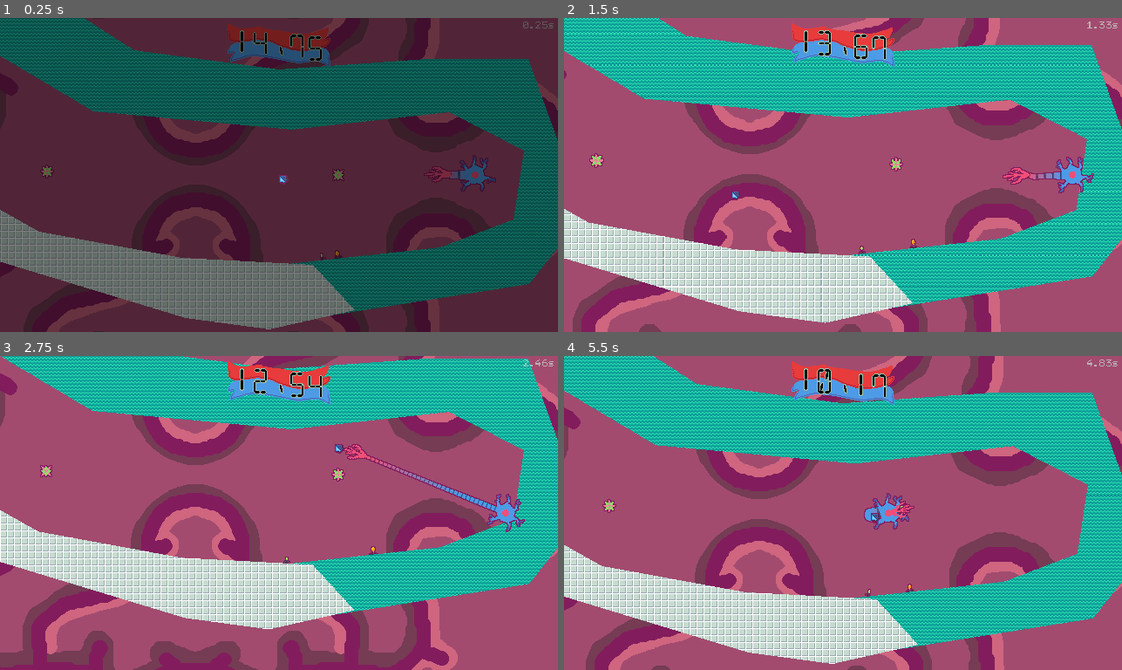
Above: before the commit, frames 1-4 (two rows, left to right).
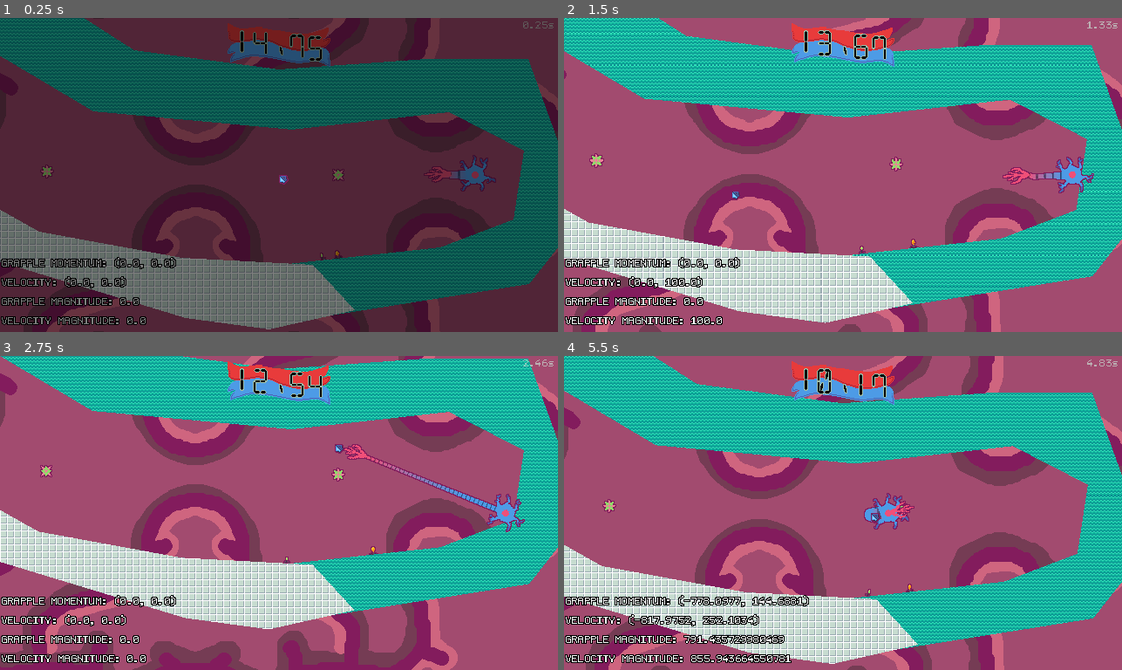
Above: after the commit, the same moments.

Repository: bnhrl/MomentumIsEverythingCountDown
Game: Godot game, scene res://Game/Levels/Level12/level_12.tscn
Same seed, same stepped clock (60 frames per second), same inputs: the game is played once before the commit and once after it. This scene is started directly instead of the project's main scene. Sound files missing from this copy of the repository are replaced by a short silence.
Inputs (mouse positions are in pixels of both pictures, inside the frame that each line leads up to):
- Up to frame 1 (0.25 s): no input
- Up to frame 2 (1.5 s): move the mouse to (965, 159) at 0.52 s; hold D (right) 0.53-1.28 s; click (965, 159) at 0.6 s; move the mouse to (731, 190) at 1.27 s; hold S (down) from 1.28 s (still down); click (731, 190) at 1.35 s
- Up to frame 3 (2.75 s): move the mouse to (334, 443) at 2.02 s; release S (down) at 2.03 s; hold D (right) from 2.03 s (still down); hold Space (reserve_ion) from 2.03 s (still down); click (334, 443) at 2.3 s
- Up to frame 4 (5.5 s): move the mouse to (815, 575) at 2.77 s; release D (right) at 2.78 s; release Space (reserve_ion) at 2.78 s; hold W (up) 2.78-3.53 s; click (815, 575) at 2.85 s; move the mouse to (1010, 560) at 3.52 s; hold A (left) 3.53-5.03 s; click (1010, 560) at 3.6 s; tap K (debug, bound only after the commit) at 4.15 s; move the mouse to (675, 465) at 4.27 s; tap Space (reserve_ion) at 4.35 s; click (675, 465) at 4.55 s; move the mouse to (870, 513) at 5.02 s; hold S (down) from 5.03 s (still down); click (870, 513) at 5.1 s

The runs differ from the first frame. In frame 1, 2.0% of the frame differs, in the area x 0-32%, y 76-98%; in frame 2, 2.1%; in frame 3, 2.1%; in frame 4, 3.2%, in the area x 0-44%, y 76-98%.

Commit message:
Added brain fog & V-Sync settings, fixed that softlock, added player debug info (press K)

Diff:
--- a/Assets/Shaders/brain_fog_2d.gdshader
+++ b/Assets/Shaders/brain_fog_2d.gdshader
@@ -2,6 +2,9 @@
 
 
 uniform vec2 scroll_dir = vec2(1.0, 1.0);
+uniform vec2 offset = vec2(1.0, 1.0);
+uniform float rotation = 0.0;
+
 uniform sampler2D noise_texture : source_color, filter_nearest, repeat_enable;
 uniform sampler2D noise_twoxture : source_color, filter_nearest, repeat_enable;
 uniform sampler2D noise_threexture : source_color, filter_nearest, repeat_enable;
@@ -12,6 +15,18 @@
 void vertex() {
 	modulate = COLOR;
 	world_position = (MODEL_MATRIX * vec4(VERTEX, 0.0, 1.0)).xy;
+}
+
+// Borrowed from https://godotshaders.com/snippet/rotate/
+vec2 rotate(vec2 uv, vec2 pivot, float angle)
+{
+	mat2 rot = mat2(vec2(sin(angle), -cos(angle)),
+						vec2(cos(angle), sin(angle)));
+
+	uv -= pivot;
+	uv = uv * rot;
+	uv += pivot;
+	return uv;
 }
 
 vec4 quantize(vec4 input, float amount) {
@@ -36,7 +51,8 @@
 }
 
 void fragment() {
-	vec2 uv = world_position * 0.001 + SCREEN_UV * 0.25;
+	vec2 uv = world_position * 0.001 + SCREEN_UV * 0.25 + offset;
+	uv = rotate(uv, vec2(0.0), rotation);
 	uv.x += sin(TIME) * 0.005 * sin(uv.y * 100.0);
 	uv.y += sin(TIME) * 0.005 * sin(uv.x * 100.0);
 
--- a/Game/Levels/_Base/level.gd
+++ b/Game/Levels/_Base/level.gd
@@ -146,10 +146,14 @@
 # Brain Fog
 var brain_fogress := 0
 func _process_brain_fog(delta: float) -> void:
-	brain_fog.color.a = LerpHelper.lf(brain_fog.color.a, brain_fogress * 0.1, 4.0, delta)
+	brain_fog.color.a = LerpHelper.lf(brain_fog.color.a, brain_fogress * 0.075, 4.0, delta)
 
 func _player_ricocheted(ricochets: int) -> void:
+	if not Data.save_data.get("brain_fog", true): return
+
 	%BrainFog.material.set_shader_parameter("scroll_dir", Vector2(randf_range(-1, 1), randf_range(-1, 1)))
+	%BrainFog.material.set_shader_parameter("offset", Vector2(randf_range(-10, 10), randf_range(-10, 10)))
+	%BrainFog.material.set_shader_parameter("rotation", randf_range(-PI, PI))
 	%BrainFog.color.a = 0.0
 	brain_fogress += ricochets
 
--- a/Game/Levels/_Base/level.tscn
+++ b/Game/Levels/_Base/level.tscn
@@ -59,6 +59,8 @@
 [sub_resource type="ShaderMaterial" id="ShaderMaterial_c6smh"]
 shader = ExtResource("2_x38k5")
 shader_parameter/scroll_dir = Vector2(-1, -1)
+shader_parameter/offset = Vector2(1, 1)
+shader_parameter/rotation = 0.0
 shader_parameter/noise_texture = SubResource("NoiseTexture2D_dno0g")
 shader_parameter/noise_twoxture = SubResource("NoiseTexture2D_ovoin")
 shader_parameter/noise_threexture = SubResource("NoiseTexture2D_x38k5")
--- a/Game/Player/player.gd
+++ b/Game/Player/player.gd
@@ -19,6 +19,11 @@
 	_process_grappling(delta)
 	_process_grapple_stuck()
 	_process_flash()
+
+	if Input.is_action_just_pressed("debug"):
+		$DebugLayer.show()
+	if $DebugLayer.visible:
+		_process_debug()
 
 
 # Movement
@@ -224,6 +229,7 @@
 			$GrappleSoundPlayer.play()
 			attempting_to_grapple = true
 			$GrappleTimer.start(0.5)
+			$GrappledTooLongTimer.start(1.75)
 
 @onready var stuck_raycast: RayCast2D = $StuckRaycast
 func _process_grapple_stuck() -> void:
@@ -254,6 +260,10 @@
 func _on_grapple_timer_timeout() -> void:
 	if grappled_object: return
 	attempting_to_grapple = false
+	$GrappledTooLongTimer.stop()
+
+func _on_grappled_too_long_timer_timeout() -> void:
+	release_grapple()
 
 
 # Ion Reserve/Release
@@ -321,3 +331,13 @@
 		$DeathSoundPlayer.pitch_scale = randf_range(0.8, 1.2)
 		$DeathSoundPlayer.play()
 		died.emit()
+
+
+
+# Debug
+@onready var debug_label: RichTextLabel = $DebugLayer/DebugLabel
+func _process_debug() -> void:
+	debug_label.text = "GRAPPLE MOMENTUM: "+str(momentum)+"
+VELOCITY: " + str(velocity)+"
+GRAPPLE MAGNITUDE: " + str(get_momentum())+"
+VELOCITY MAGNITUDE: " + str(velocity.length())
--- a/Game/Player/player.tscn
+++ b/Game/Player/player.tscn
@@ -259,6 +259,10 @@
 wait_time = 0.5
 one_shot = true
 
+[node name="GrappledTooLongTimer" type="Timer" parent="." unique_id=872702867]
+wait_time = 3.0
+one_shot = true
+
 [node name="ReserveCooldown" type="Timer" parent="." unique_id=2138869592]
 wait_time = 5.0
 one_shot = true
@@ -266,6 +270,25 @@
 [node name="FogClearCooldown" type="Timer" parent="." unique_id=1687097785]
 one_shot = true
 
+[node name="DebugLayer" type="CanvasLayer" parent="." unique_id=670446571]
+
+[node name="DebugLabel" type="RichTextLabel" parent="DebugLayer" unique_id=834493063]
+clip_contents = false
+offset_left = 2.0
+offset_top = 265.0
+offset_right = 640.0
+offset_bottom = 357.0
+mouse_filter = 2
+theme_override_constants/outline_size = 4
+theme_override_font_sizes/normal_font_size = 12
+text = "GRAPPLE MOMENTUM: (0.0, 0.0)
+VELOCITY: (0.0, 0.0)
+GRAPPLE MAGNITUDE: 0.0
+VELOCITY MAGNITUDE: 0.0"
+scroll_active = false
+vertical_alignment = 2
+
 [connection signal="timeout" from="GrappleTimer" to="." method="_on_grapple_timer_timeout"]
+[connection signal="timeout" from="GrappledTooLongTimer" to="." method="_on_grappled_too_long_timer_timeout"]
 [connection signal="timeout" from="ReserveCooldown" to="." method="_on_reserve_cooldown_timeout"]
 [connection signal="timeout" from="FogClearCooldown" to="." method="_on_fog_clear_cooldown_timeout"]
--- a/UI/Settings/settings.gd
+++ b/UI/Settings/settings.gd
@@ -5,11 +5,14 @@
 	_ready_background()
 	$SliderMusic.value = Data.save_data.get("vol_mus", 100.0)
 	$SliderSFX.value = Data.save_data.get("vol_sfx", 100.0)
+	$CheckBrainFog.button_pressed = Data.save_data.get("brain_fog", true)
+	$CheckVSync.button_pressed = Data.save_data.get("vsync", true)
 
 func _process(delta: float) -> void:
 	_process_background(delta)
 
 
+# Backgrounds
 var backgrounds: Array[Sprite2D]
 func _ready_background() -> void:
 	for child in $Background.get_children():
@@ -24,6 +27,13 @@
 		b.modulate.h += delta * 0.2
 
 
+# Back To Menu
+func _on_btn_main_menu_pressed() -> void:
+	Data.save()
+	Scenes.swap_scene("Main Menu")
+
+
+# Settings
 func _on_vol_slider_drag_ended(value_changed: bool) -> void:
 	$LabelSFX/AudioPlayer.play()
 	if value_changed:
@@ -33,7 +43,9 @@
 	else:
 		$SliderMusic/AngryCuptain.hide()
 
+func _on_check_brain_fog_toggled(toggled_on: bool) -> void:
+	Data.save_data.set("brain_fog", toggled_on)
 
-
-func _on_btn_main_menu_pressed() -> void:
-	Scenes.swap_scene("Main Menu")
+func _on_check_v_sync_toggled(toggled_on: bool) -> void:
+	Data.save_data.set("vsync", toggled_on)
+	Data.update_vsync_settings()
--- a/UI/Settings/settings.tscn
+++ b/UI/Settings/settings.tscn
@@ -13,6 +13,8 @@
 [ext_resource type="Texture2D" uid="uid://bjl66jmh7l2i5" path="res://UI/Settings/angry_cuptain.png" id="10_kmpgn"]
 [ext_resource type="PackedScene" uid="uid://b8f2vxq8e2wo1" path="res://UI/Buttons/UIButton/ui_button.tscn" id="10_qx4ph"]
 [ext_resource type="AudioStream" uid="uid://dgsxxymg84k6l" path="res://Assets/Sounds/button_press.mp3" id="11_nucuk"]
+[ext_resource type="Texture2D" uid="uid://btsn8aqerdfkl" path="res://UI/Settings/check_box_checked.png" id="14_y0l5p"]
+[ext_resource type="Texture2D" uid="uid://dbyv3i6gwedli" path="res://UI/Settings/check_box_unchecked.png" id="15_7rk7i"]
 
 [sub_resource type="ShaderMaterial" id="ShaderMaterial_v3ito"]
 shader = ExtResource("2_wnv0n")
@@ -156,6 +158,16 @@
 scale = Vector2(1.1, 1.15)
 texture = ExtResource("4_yuh4y")
 
+[node name="BtnMainMenu" parent="." unique_id=1301211313 instance=ExtResource("10_qx4ph")]
+layout_mode = 0
+offset_left = 32.0
+offset_top = 285.0
+offset_right = 122.0
+offset_bottom = 342.0
+theme_override_colors/font_outline_color = Color(0.60784316, 0.67058825, 0.69803923, 1)
+text = "Back to
+Main Menu"
+
 [node name="Title" type="RichTextLabel" parent="." unique_id=91147556]
 clip_contents = false
 layout_mode = 0
@@ -172,6 +184,7 @@
 vertical_alignment = 1
 
 [node name="LabelMusic" type="RichTextLabel" parent="." unique_id=1319278353]
+clip_contents = false
 layout_mode = 0
 offset_left = 40.0
 offset_top = 81.0
@@ -179,6 +192,44 @@
 offset_bottom = 104.0
 theme_override_colors/default_color = Color(0.78039217, 0.8627451, 0.8156863, 1)
 text = "Music"
+scroll_active = false
+
+[node name="LabelSFX" type="RichTextLabel" parent="." unique_id=1832234376]
+clip_contents = false
+layout_mode = 0
+offset_left = 40.0
+offset_top = 104.0
+offset_right = 166.0
+offset_bottom = 127.0
+theme_override_colors/default_color = Color(0.78039217, 0.8627451, 0.8156863, 1)
+text = "Sound Effects"
+scroll_active = false
+
+[node name="AudioPlayer" type="AudioStreamPlayer" parent="LabelSFX" unique_id=1913102186]
+stream = ExtResource("11_nucuk")
+volume_db = -1.0
+bus = &"SoundEffects"
+
+[node name="LabelBrainFog" type="RichTextLabel" parent="." unique_id=1548112666]
+clip_contents = false
+layout_mode = 0
+offset_left = 40.0
+offset_top = 127.0
+offset_right = 166.0
+offset_bottom = 150.0
+theme_override_colors/default_color = Color(0.78039217, 0.8627451, 0.8156863, 1)
+text = "Brain Fog"
+scroll_active = false
+
+[node name="LabelVSync" type="RichTextLabel" parent="." unique_id=1506976799]
+clip_contents = false
+layout_mode = 0
+offset_left = 40.0
+offset_top = 153.0
+offset_right = 166.0
+offset_bottom = 176.0
+theme_override_colors/default_color = Color(0.78039217, 0.8627451, 0.8156863, 1)
+text = "V-Sync"
 scroll_active = false
 
 [node name="SliderMusic" type="HSlider" parent="." unique_id=1030209967]
@@ -204,21 +255,6 @@
 autoplay = "default"
 frame_progress = 0.12979272
 
-[node name="LabelSFX" type="RichTextLabel" parent="." unique_id=1832234376]
-layout_mode = 0
-offset_left = 40.0
-offset_top = 104.0
-offset_right = 166.0
-offset_bottom = 127.0
-theme_override_colors/default_color = Color(0.78039217, 0.8627451, 0.8156863, 1)
-text = "Sound Effects"
-scroll_active = false
-
-[node name="AudioPlayer" type="AudioStreamPlayer" parent="LabelSFX" unique_id=1913102186]
-stream = ExtResource("11_nucuk")
-volume_db = -1.0
-bus = &"SoundEffects"
-
 [node name="SliderSFX" type="HSlider" parent="." unique_id=1098301117]
 layout_mode = 0
 offset_left = 183.0
@@ -235,16 +271,32 @@
 value = 100.0
 script = ExtResource("9_van1q")
 
-[node name="BtnMainMenu" parent="." unique_id=1301211313 instance=ExtResource("10_qx4ph")]
-layout_mode = 0
-offset_left = 32.0
-offset_top = 285.0
-offset_right = 122.0
-offset_bottom = 342.0
-theme_override_colors/font_outline_color = Color(0.60784316, 0.67058825, 0.69803923, 1)
-text = "Back to
-Main Menu"
-
+[node name="CheckBrainFog" type="CheckBox" parent="." unique_id=1938012417]
+layout_mode = 0
+offset_left = 179.0
+offset_top = 129.0
+offset_right = 203.0
+offset_bottom = 153.0
+theme_override_icons/checked = ExtResource("14_y0l5p")
+theme_override_icons/unchecked = ExtResource("15_7rk7i")
+button_pressed = true
+icon_alignment = 2
+script = ExtResource("9_van1q")
+
+[node name="CheckVSync" type="CheckBox" parent="." unique_id=1105689502]
+layout_mode = 0
+offset_left = 179.0
+offset_top = 156.0
+offset_right = 203.0
+offset_bottom = 180.0
+theme_override_icons/checked = ExtResource("14_y0l5p")
+theme_override_icons/unchecked = ExtResource("15_7rk7i")
+button_pressed = true
+icon_alignment = 2
+script = ExtResource("9_van1q")
+
+[connection signal="pressed" from="BtnMainMenu" to="." method="_on_btn_main_menu_pressed"]
 [connection signal="drag_ended" from="SliderMusic" to="." method="_on_vol_slider_drag_ended"]
 [connection signal="drag_ended" from="SliderSFX" to="." method="_on_vol_slider_drag_ended"]
-[connection signal="pressed" from="BtnMainMenu" to="." method="_on_btn_main_menu_pressed"]
+[connection signal="toggled" from="CheckBrainFog" to="." method="_on_check_brain_fog_toggled"]
+[connection signal="toggled" from="CheckVSync" to="." method="_on_check_v_sync_toggled"]
--- a/_Globals/_Data.gd
+++ b/_Globals/_Data.gd
@@ -8,6 +8,8 @@
 	"best_times": {},
 	"vol_mus":100.0,
 	"vol_sfx":100.0,
+	"brain_fog":true,
+	"vsync":1,
 }
 
 
@@ -32,6 +34,7 @@
 	if save_data.get("fullscreen"): DisplayServer.window_set_mode(DisplayServer.WINDOW_MODE_FULLSCREEN)
 	PlayerManager.easy_mode = save_data.get("easy_mode")
 	update_audio_settings()
+	update_vsync_settings()
 
 func save() -> void:
 	var fullscreen := false
@@ -55,8 +58,9 @@
 	save_data.set("vol_sfx", vol_sfx)
 	AudioServer.set_bus_volume_linear(1, vol_sfx * 0.01)
 	AudioServer.set_bus_volume_linear(2, vol_mus * 0.01)
-	save()
 
+func update_vsync_settings() -> void:
+	DisplayServer.window_set_vsync_mode(save_data.get("vsync", 1) as DisplayServer.VSyncMode)
 
 # Best Times
 func add_best_time(level: int, time: float) -> void:
--- a/project.godot
+++ b/project.godot
@@ -137,6 +137,11 @@
 , Object(InputEventMouseButton,"resource_local_to_scene":false,"resource_name":"","device":-1,"window_id":0,"alt_presse …(248 unchanged characters)…
 ]
 }
+debug={
+"deadzone": 0.2,
+"events": [Object(InputEventKey,"resource_local_to_scene":false,"resource_name":"","device":-1,"window_id":0,"alt_pressed":false,"shift_pressed":false,"ctrl_pressed":false,"meta_pressed":false,"pressed":false,"keycode":0,"physical_keycode":75,"key_label":0,"unicode":107,"location":0,"echo":false,"script":null)
+]
+}
 
 [layer_names]
 
Binary file added: UI/Settings/check_box_checked.png
Not shown, added: UI/Settings/check_box_checked.png.import
Binary file added: UI/Settings/check_box_unchecked.png
Not shown, added: UI/Settings/check_box_unchecked.png.import
